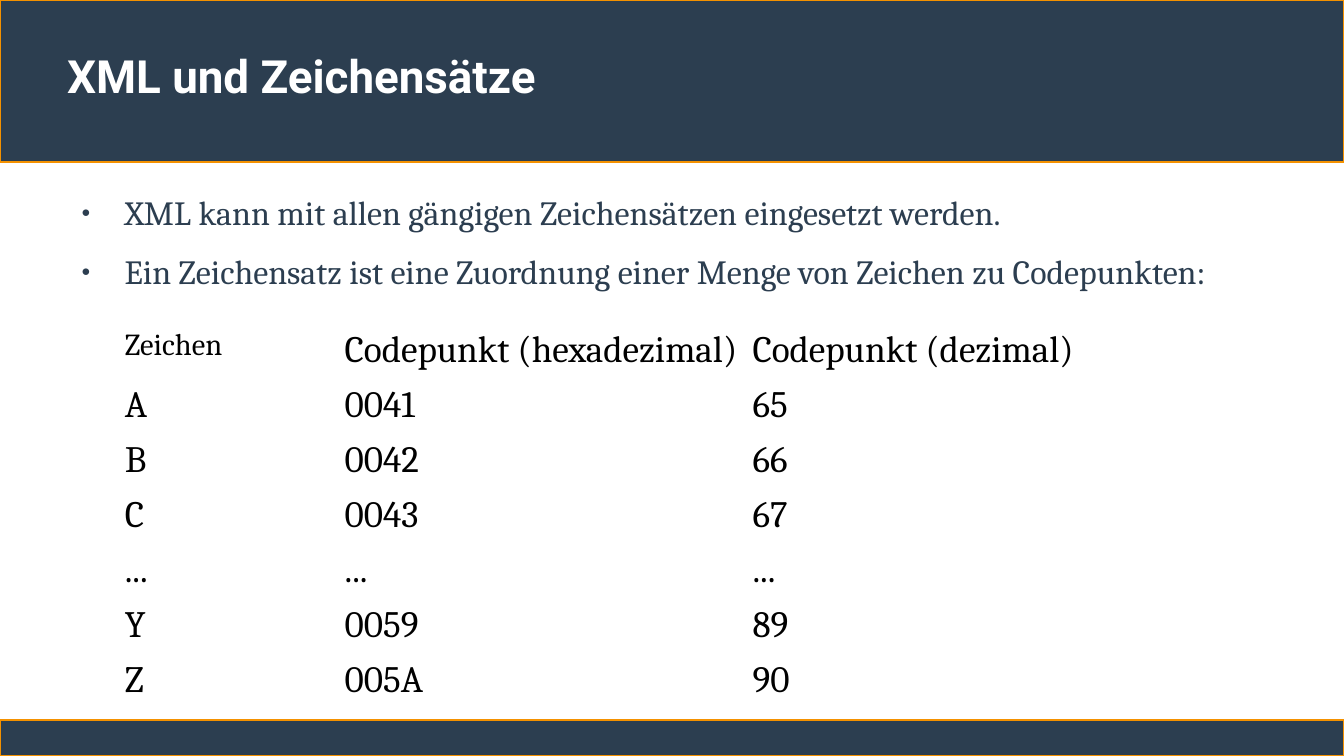
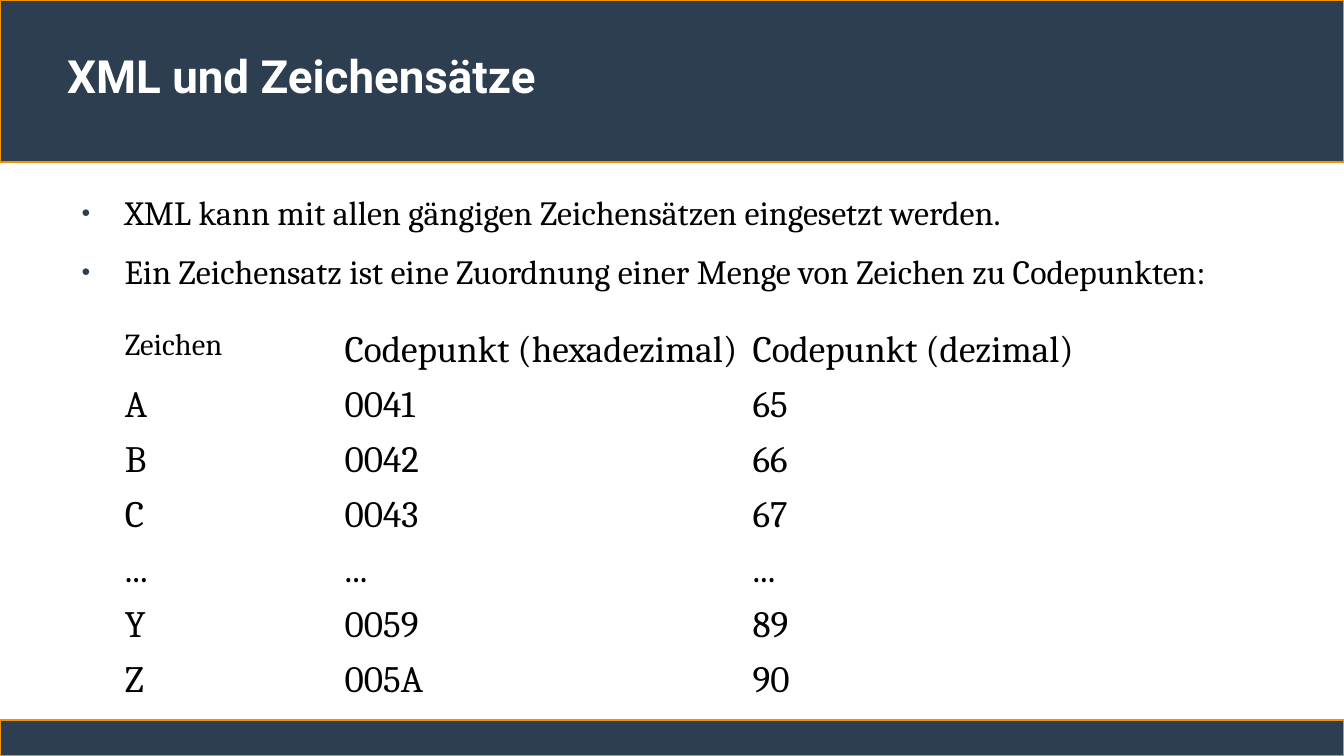
Before and after one commit to ChristianSonderUniSG/xml-kurs, a slide deck: slide 18 of sitzung_2/sitzung_2.odp. Drawn at 1344x756 pixels with LibreOffice and Linux fonts; fonts in the diff are those of the drawing. Boxes give left, top, right and bottom in pixels: in the first picture for what was removed or moved away, otherwise in the second. Text is boxed around its words. In the diff, an @@ line names an element or a change of style, - is before the commit and + after.

```diff
--- a/sitzung_2/sitzung_2.odp
+++ b/sitzung_2/sitzung_2.odp
@@ text "XML kann mit allen gängigen ..." at [125,201,1206,292]: text colour #2C3E50 to #000000 @@
```
Also in this commit, not shown: 15 other slides changed, 1 other file.
